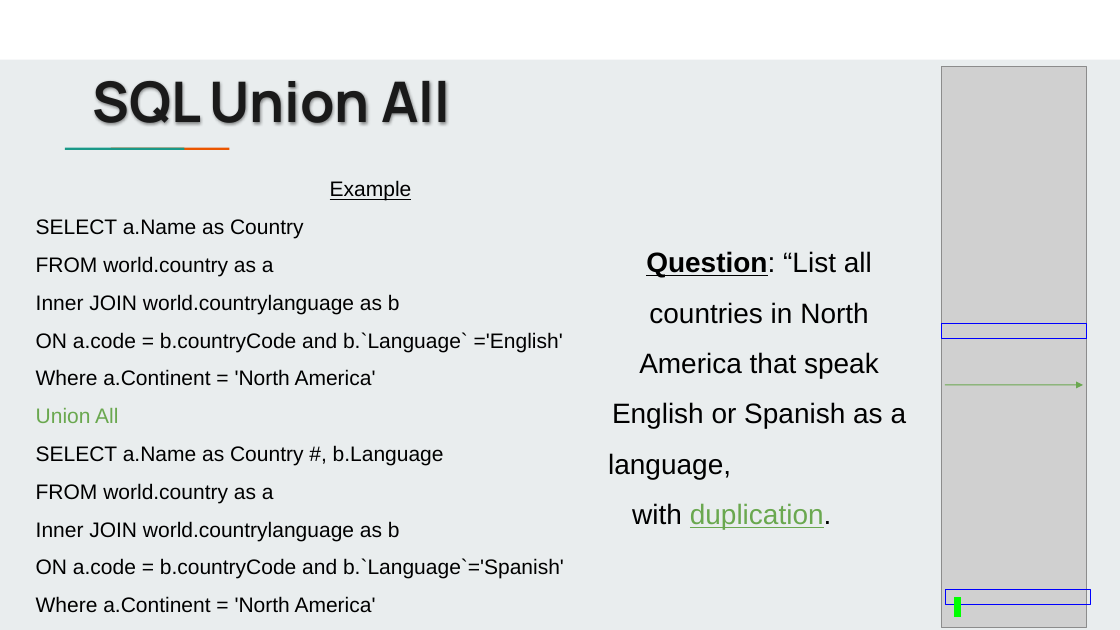
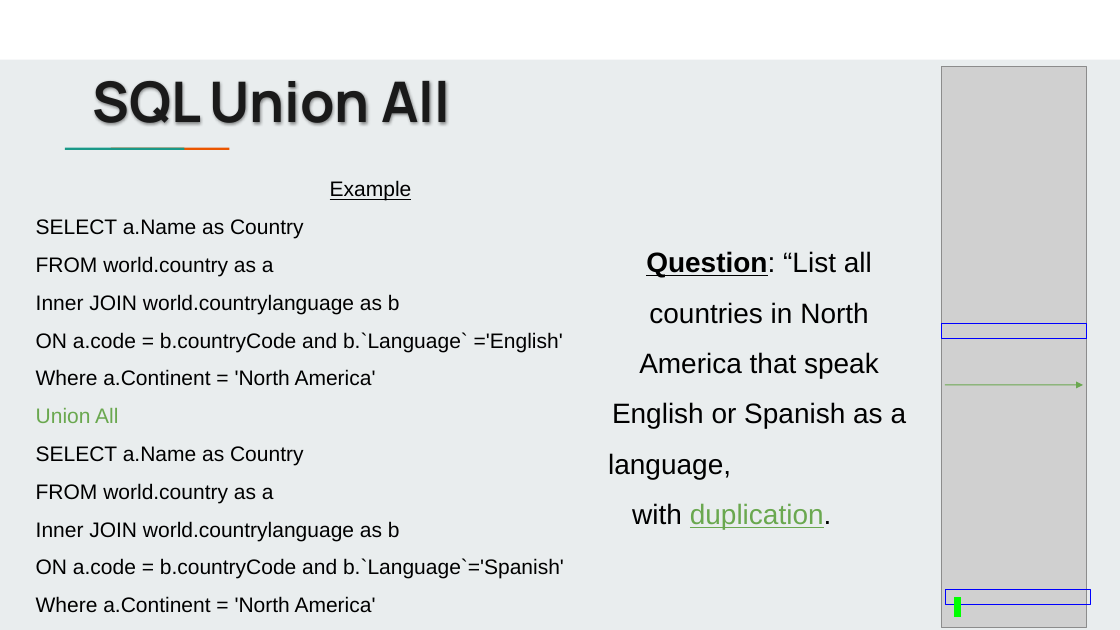
Before and after one commit to jbergmann56/OSDA-DataManipulationAndManagement, a slide deck: slide 9 of Lectures/Manipulating Data Pt. 2 (4).pptx (slide 8 before the commit). Drawn at 1120x630 pixels with LibreOffice and Linux fonts; fonts in the diff are those of the drawing; grey boxes stand for pictures. Boxes give left, top, right and bottom in pixels: in the first picture for what was removed or moved away, otherwise in the second. Text is boxed around its words. In the diff, an @@ line names an element or a change of style, - is before the commit and + after.

```diff
--- a/Lectures/Manipulating Data Pt. 2 (4).pptx
+++ b/Lectures/Manipulating Data Pt. 2 (4).pptx
@@ text at (x1=36, y1=219, x2=564, y2=613): text changed @@
-SELECT a.Name as Country
-FROM world.country as a
-Inner JOIN world.countrylanguage as b
-ON a.code = b.countryCode and b.`Language` ='English'
-Where a.Continent = 'North America'
-Union All
-SELECT a.Name as Country #, b.Language
-FROM world.country as a
-Inner JOIN world.countrylanguage as b
-ON a.code = b.countryCode and b.`Language`='Spanish'
-Where a.Continent = 'North America'
+SELECT a.Name as Country
+FROM world.country as a
+Inner JOIN world.countrylanguage as b
+ON a.code = b.countryCode and b.`Language` ='English'
+Where a.Continent = 'North America'
+Union All
+SELECT a.Name as Country
+FROM world.country as a
+Inner JOIN world.countrylanguage as b
+ON a.code = b.countryCode and b.`Language`='Spanish'
+Where a.Continent = 'North America'
```
Also in this commit, not shown: 3 other slides changed, 1 slide added, 23 other files.
